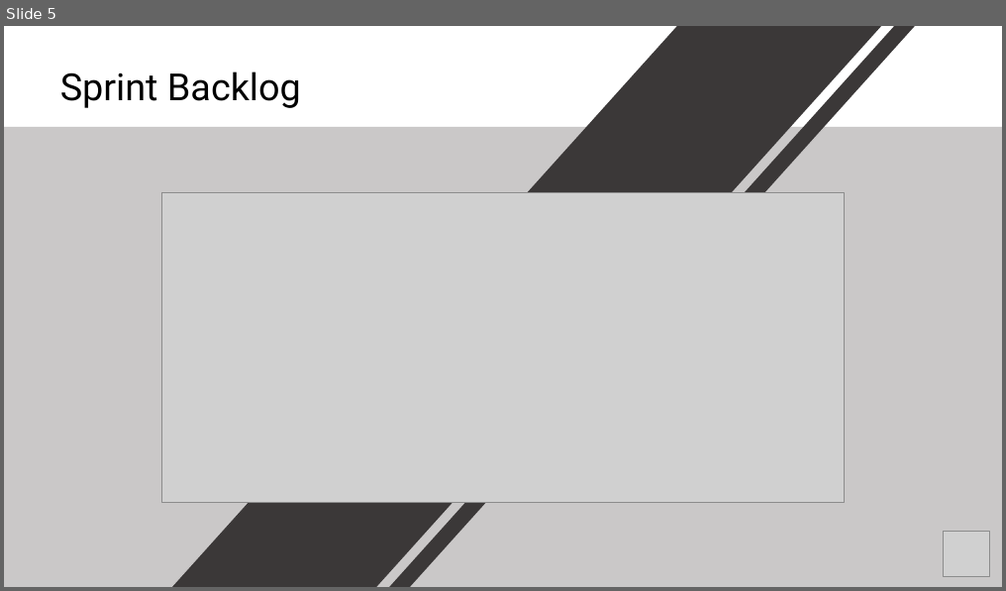
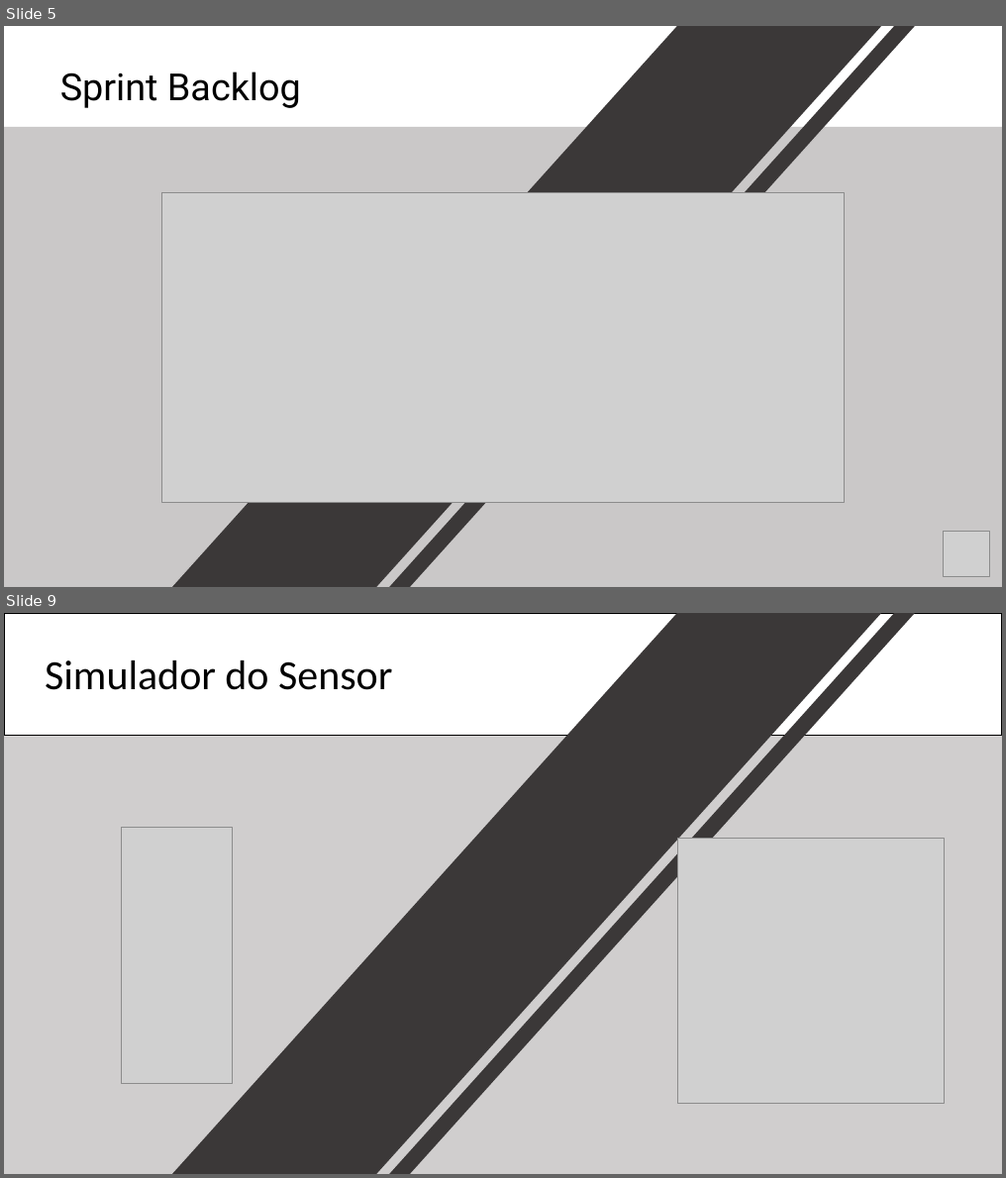
Before and after one commit to rafael-rochaalmeida/Harbor-Solutions, a slide deck: Documentação/Apresentação Sprint 2.pptx. Shown one above the other, each under a label of ours: slide 5 before the commit, slides 5 and 9 after it; the slides between them are not shown. The pictures are 1006x591 and 1006x1178 pixels, drawn with LibreOffice and Linux fonts; fonts in the diff are those of the drawing; grey boxes stand for pictures. Boxes give left, top, right and bottom in pixels: in the first picture for what was removed or moved away, otherwise in the second. Text is boxed around its words. In the diff, an @@ line names an element or a change of style, - is before the commit and + after.

```diff
--- a/Documentação/Apresentação Sprint 2.pptx
+++ b/Documentação/Apresentação Sprint 2.pptx
@@ slide 9 added at (4,613,1002,1174), background #D0CECE @@
@@ rectangle added at (4,613,1002,736), fill #FFFFFF, outline #000000 1 pt @@
@@ rectangle added at (165,613,889,1174), fill #3B3838 @@
@@ rectangle added at (296,613,918,1174), fill #3B3838 @@
@@ text added at (45,661,392,690), 40 pt, text #000000 @@
+Simulador do Sensor
@@ picture added at (122,827,232,1083) @@
@@ picture added at (678,839,944,1104) @@
```
Also in this commit, not shown: 2 slides changed, 4 other slides added, 4 slides removed, 1 other file.
